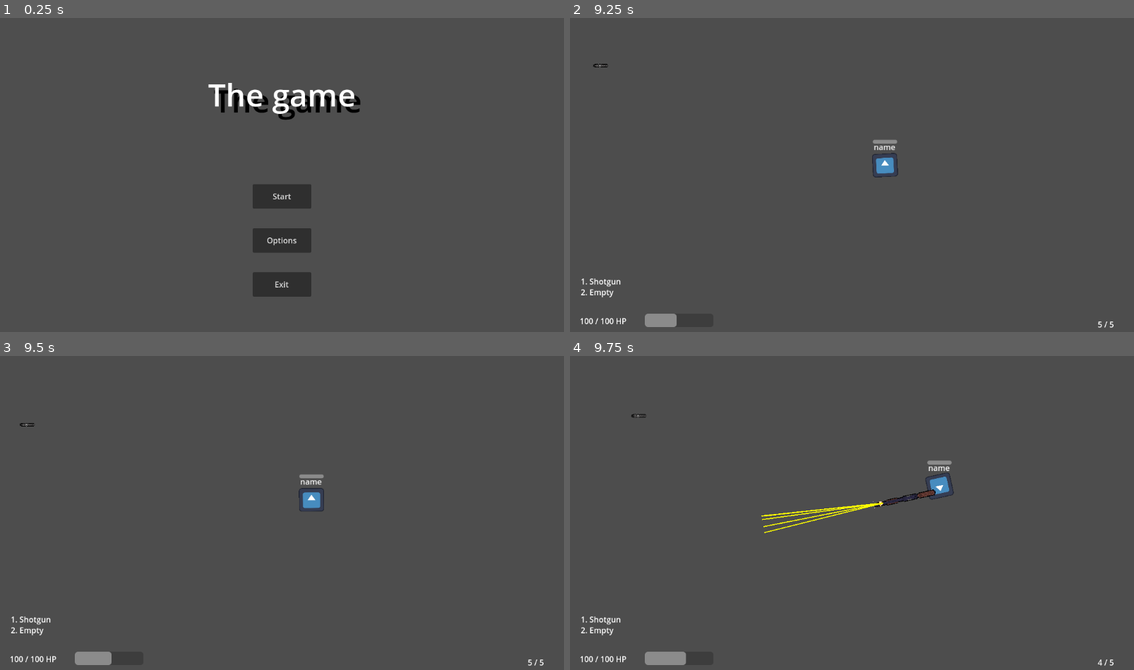
Above: before the commit, frames 1-4 (two rows, left to right).
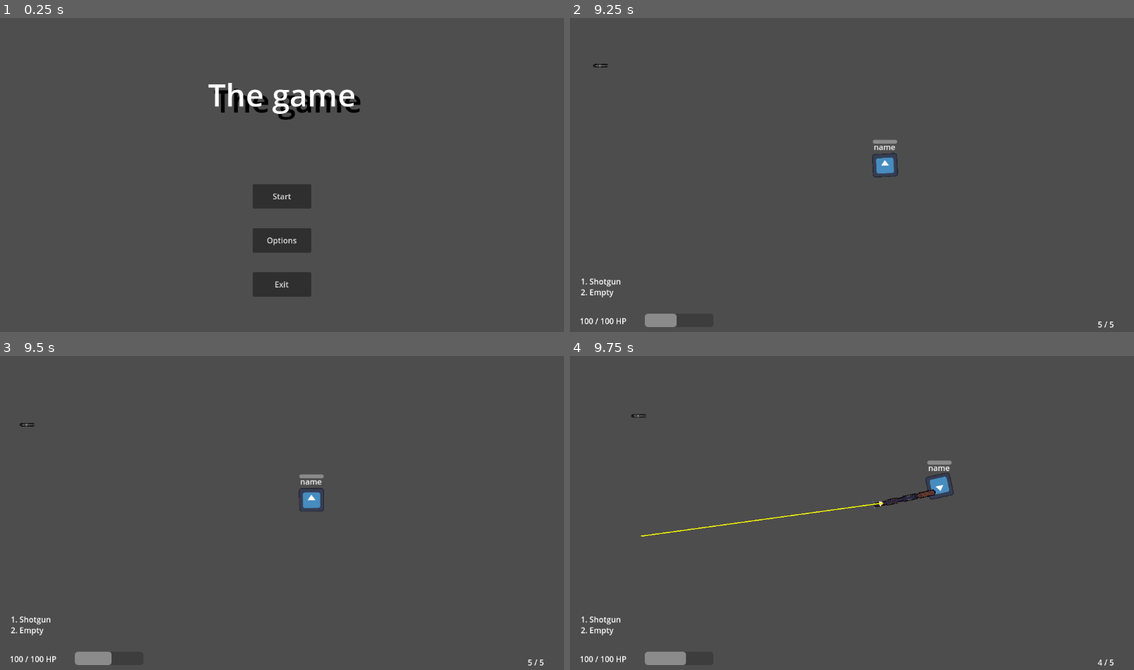
Above: after the commit, the same moments.

Repository: filipjaruska/mtds
Game: Godot game, scene res://nodes/menu/main.tscn
Same seed, same stepped clock (60 frames per second), same inputs: the game is played once before the commit and once after it. The engine's default icon, where the game draws it, is replaced by a stand-in: a white triangle on a blue panel in a dark square.
Inputs (mouse positions are in pixels of both pictures, inside the frame that each line leads up to):
- Up to frame 1 (0.25 s): no input
- Up to frame 2 (9.25 s): click "Start" at 0.5 s; click "Host" at 1.25 s; click "Start" at 2 s; tap Enter at 2.75 s; move the mouse to (976, 159) at 2.77 s; hold Right (ui_right) 2.78-3.53 s; tap Shift (dash) at 2.85, 7.35 s; click (976, 159) at 2.92 s; move the mouse to (739, 190) at 3.52 s; hold Down (ui_down) 3.53-4.28 s; tap E (interact) at 3.6, 5, 8.1 s; click (739, 190) at 3.67 s; move the mouse to (908, 105) at 4.27 s; press the mouse at (908, 105) at 4.28 s; hold Right (ui_right) 4.28-5.03 s; move the mouse to (823, 240) at 5.02 s; release the mouse at (823, 240) at 5.03 s; hold Up (ui_up) 5.03-5.78 s; tap Q (switch_weapon) at 5.1 s; click (823, 240) at 5.17 s; move the mouse to (1021, 225) at 5.77 s; hold Left (ui_left) 5.78-7.28 s; tap 1 (switch_weapon_1) at 5.85 s; click (1021, 225) at 5.92 s; tap R (reload) at 6.4 s; move the mouse to (682, 127) at 6.52 s; tap 2 (switch_weapon_2) at 6.6 s; click (682, 127) at 6.67 s; move the mouse to (880, 175) at 7.27 s; hold Down (ui_down) 7.28-8.03 s; click (880, 175) at 7.42 s; move the mouse to (767, 96) at 8.02 s; hold Right (ui_right) 8.03-8.78 s; click (767, 96) at 8.17 s; move the mouse to (976, 159) at 8.77 s; press the mouse at (976, 159) at 8.78 s; hold Up (ui_up) from 8.78 s (still down)
- Up to frame 3 (9.5 s): keep holding Up (ui_up)
- Up to frame 4 (9.75 s): move the mouse to (739, 528) at 9.52 s; release Up (ui_up) at 9.53 s; release the mouse at (739, 528) at 9.53 s; hold Right (ui_right) from 9.53 s (still down); tap Q (switch_weapon) at 9.6 s; click (739, 528) at 9.67 s

Frames 1-3 are identical in both runs. In frame 4, 0.4% of the frame differs, in the area x 12-56%, y 46-58%.
Error after the commit: Parse Error: Used space character for indentation instead of tab as used before in the file. (res://scripts/weapons/bullet.gd:33)

Commit message:
fix: ensure bullet collision checks are processed correctly

Diff:
--- a/scripts/weapons/bullet.gd
+++ b/scripts/weapons/bullet.gd
@@ -3,6 +3,7 @@
 var _bullet_damage: float
 var _bullet_armor_penetration: float
 var _visual_range: float
+var _collision_checked: bool = false
 
 func set_bullet_damage(damage: float, penetration: float) -> void:
 	_bullet_damage = damage
@@ -10,7 +11,8 @@
 
 func set_visual_range(weapon_range: float) -> void:
 	_visual_range = weapon_range
-	$Line2D.points[1] = Vector2(weapon_range, 0)
+	if has_node("Line2D"):
+		$Line2D.points[1] = Vector2(weapon_range, 0)
 
 func _ready() -> void:
 	enabled = true
@@ -20,30 +22,38 @@
 	await get_tree().process_frame
 	force_raycast_update()
 
-	# Only the server handles collisions
-	if multiplayer.is_server():
-		check_collision()
+	check_collision()
 
-	await get_tree().create_timer(0.1).timeout
+	await get_tree().create_timer(0.3).timeout
 	queue_free()
 
 func check_collision() -> void:
+	if _collision_checked:
+		return
+	_collision_checked = true
+
+ 	force_raycast_update()
+	await get_tree().process_frame
+
 	if is_colliding():
 		var collision_point = get_collision_point()
 		var distance_to_hit = global_position.distance_to(collision_point)
 
 		if distance_to_hit <= target_position.length():
 			var local_hit = to_local(collision_point)
-			show_impact.rpc(local_hit)
-			if multiplayer.is_server():
-				show_impact(local_hit)
+
+			if has_node("Line2D"):
+				$Line2D.points[1] = local_hit
 
 			var collider = get_collider()
-			if collider is Area2D and collider.is_in_group("hitbox"):
+			if collider and is_instance_valid(collider) and collider is Area2D and collider.is_in_group("hitbox"):
 				var health_component = collider.get_parent()
-				if health_component and health_component.has_method("damage"):
-					health_component.damage(_bullet_damage, _bullet_armor_penetration)
-
-@rpc("reliable")
-func show_impact(hit_point: Vector2):
-	$Line2D.points[1] = hit_point
+				if health_component and is_instance_valid(health_component) and health_component.has_method("damage"):
+					if multiplayer.is_server():
+						health_component.damage(_bullet_damage, _bullet_armor_penetration)
+		else:
+			if has_node("Line2D"):
+				$Line2D.points[1] = Vector2(target_position.x, 0)
+	else:
+		if has_node("Line2D"):
+			$Line2D.points[1] = Vector2(target_position.x, 0)
--- a/scripts/weapons/ranged_weapon.gd
+++ b/scripts/weapons/ranged_weapon.gd
@@ -47,19 +47,32 @@
 			var deviation = (1.0 - accuracy / 100.0) * 0.5
 			var shot_rotation = global_rotation + randf() * deviation - deviation / 2
 
+			var bullet = bullet_scene.instantiate()
+			get_tree().root.add_child(bullet)
+
+			bullet.global_position = spawn_pos
+			bullet.global_rotation = shot_rotation
+			bullet.target_position = Vector2(max_range, 0)
+			bullet.set_visual_range(max_range)
+			bullet.set_bullet_damage(damage, armor_penetration)
+			bullet.force_raycast_update()
+
 			spawn_bullet.rpc(spawn_pos, shot_rotation, max_range, damage, armor_penetration)
 
-@rpc("any_peer", "call_local")
+@rpc("any_peer", "reliable")
 func spawn_bullet(pos: Vector2, rot: float, weapon_range: float, dmg: float, pen: float):
-	var bullet = bullet_scene.instantiate()
-	get_tree().root.add_child(bullet)
+	if bullet_scene:
+		var bullet = bullet_scene.instantiate()
+		get_tree().root.add_child(bullet)
 
-	bullet.global_position = pos
-	bullet.global_rotation = rot
-	bullet.target_position = Vector2(weapon_range, 0)
-	bullet.set_visual_range(weapon_range)
-	bullet.set_bullet_damage(dmg, pen)
-	bullet.force_raycast_update()
+		bullet.global_position = pos
+		bullet.global_rotation = rot
+		bullet.target_position = Vector2(weapon_range, 0)
+		bullet.set_visual_range(weapon_range)
+		bullet.set_bullet_damage(dmg, pen)
+
+		await get_tree().process_frame
+		bullet.force_raycast_update()
 
 func reload():
 	if is_reloading:
@@ -72,7 +85,6 @@
 
 	await get_tree().create_timer(reload_time).timeout
 
-	var old_ammo = ammo
 	ammo = max_ammo
 	is_reloading = false
 
--- a/scripts/weapons/weapon_manager.gd
+++ b/scripts/weapons/weapon_manager.gd
@@ -228,4 +228,3 @@
 		var weapon = weapons[index]
 		weapons.remove_at(index)
 		weapon.queue_free()
-		update_weapon_slots()
